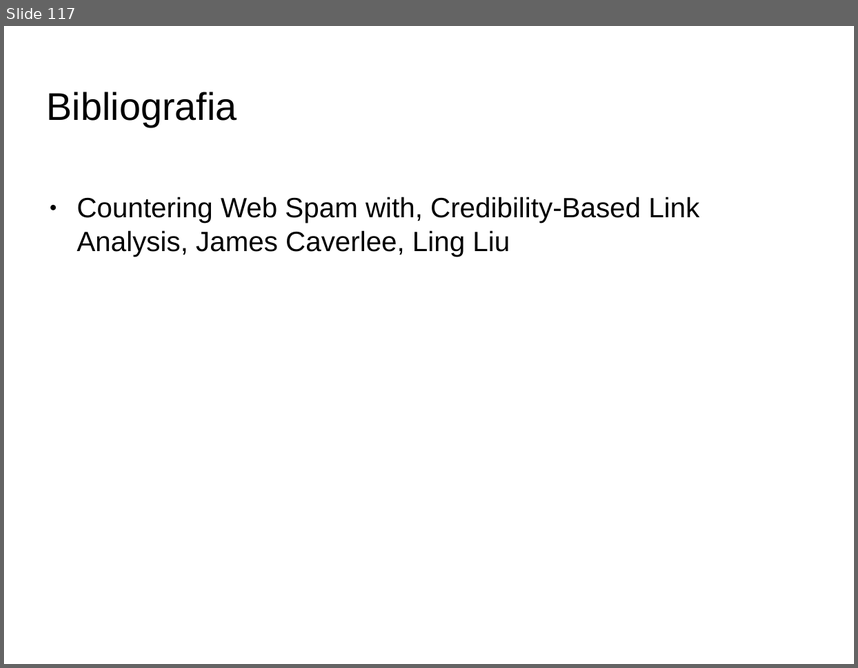
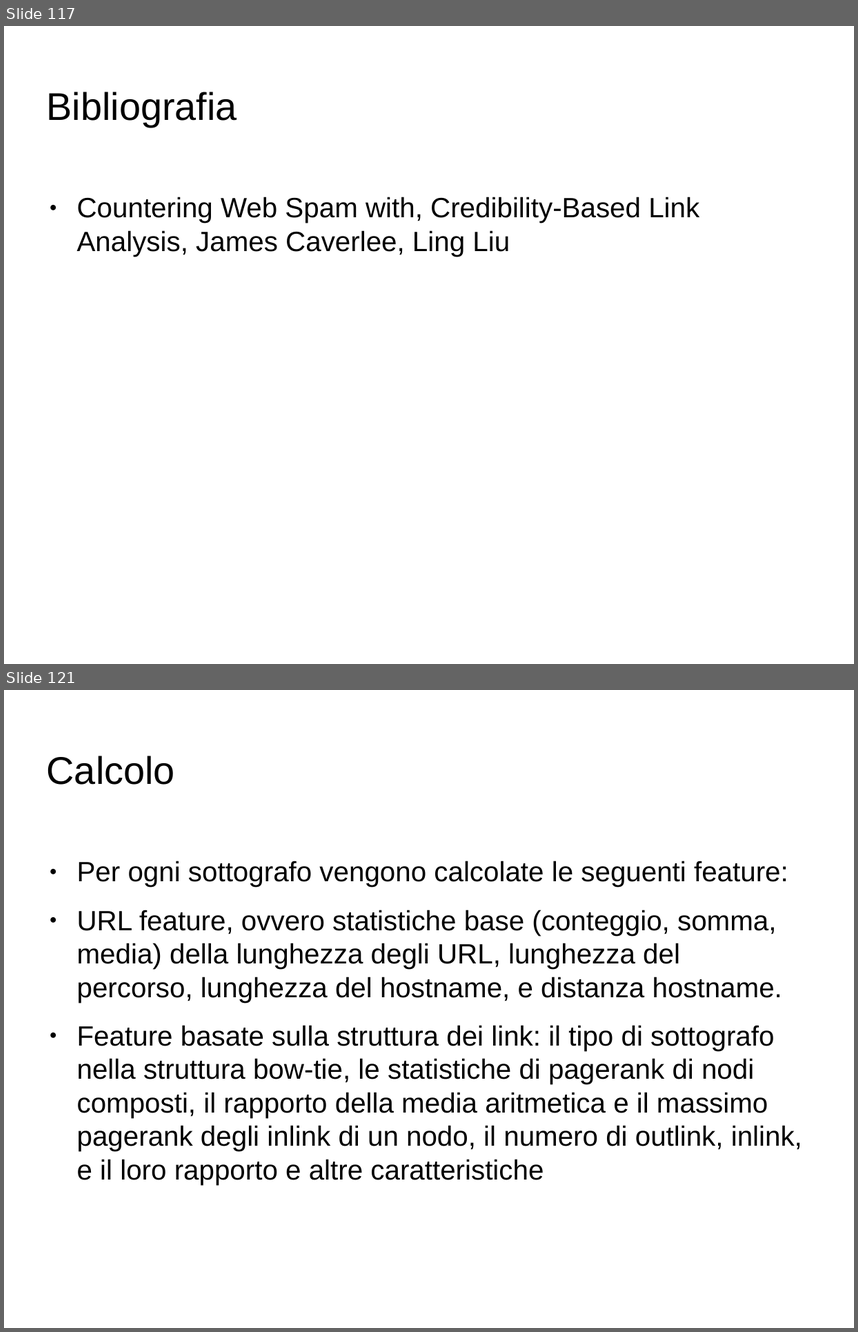
Before and after one commit to Toolanto/presentation, a slide deck: presentazione.odp. Shown one above the other, each under a label of ours: slide 117 before the commit, slides 117 and 121 after it; the slides between them are not shown. The pictures are 858x668 and 858x1332 pixels, drawn with LibreOffice and Linux fonts; fonts in the diff are those of the drawing; background and template pictures are left out. Boxes give left, top, right and bottom in pixels: in the first picture for what was removed or moved away, otherwise in the second. Text is boxed around its words. In the diff, an @@ line names an element or a change of style, - is before the commit and + after.

```diff
--- a/presentazione.odp
+++ b/presentazione.odp
@@ slide 121 added at (4,690,854,1328), background picture (left out) @@
@@ title added at (47,756,175,785), 36 pt, text #000000 @@
+Calcolo
@@ text added at (77,860,802,1185), 26 pt, text #000000 @@
+● Per ogni sottografo vengono calcolate le seguenti feature:
+● URL feature, ovvero statistiche base (conteggio, somma, media) della lunghezza degli URL, lunghezza del percorso, lunghezza del hostname, e distanza hostname.
+● Feature basate sulla struttura dei link: il tipo di sottografo nella struttura bow-tie, le statistiche di pagerank di nodi composti, il rapporto della media aritmetica e il massimo pagerank degli inlink di un nodo, il numero di outlink, inlink, e il loro rapporto e altre caratteristiche
```
Also in this commit, not shown: 1 slide changed, 7 other slides added.
